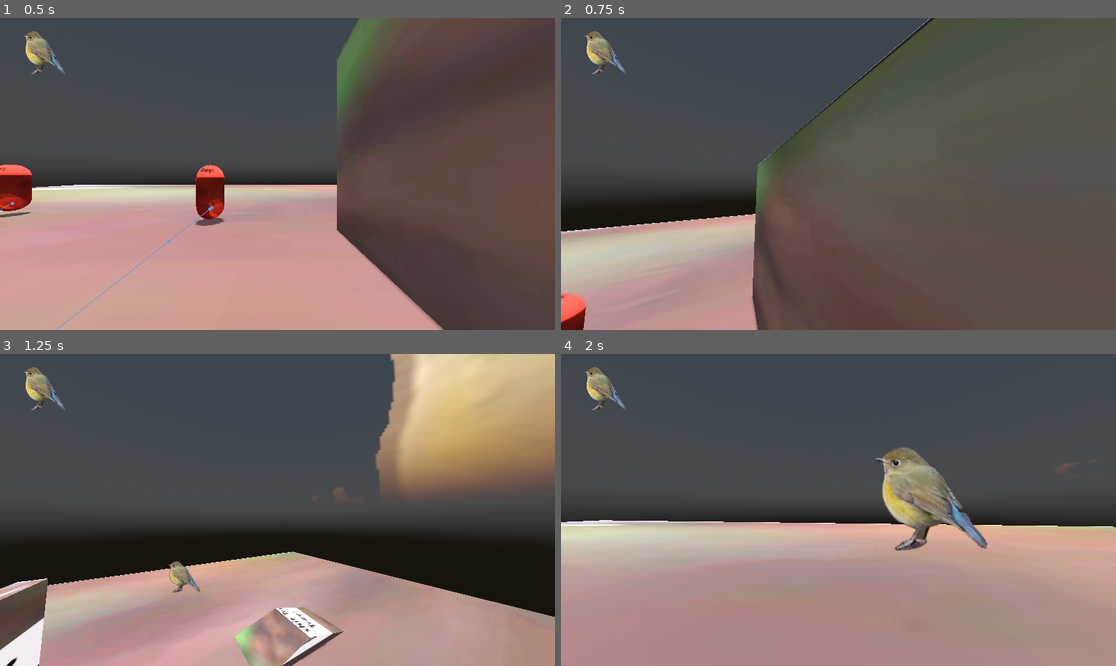
Above: before the commit, frames 1-4 (two rows, left to right).
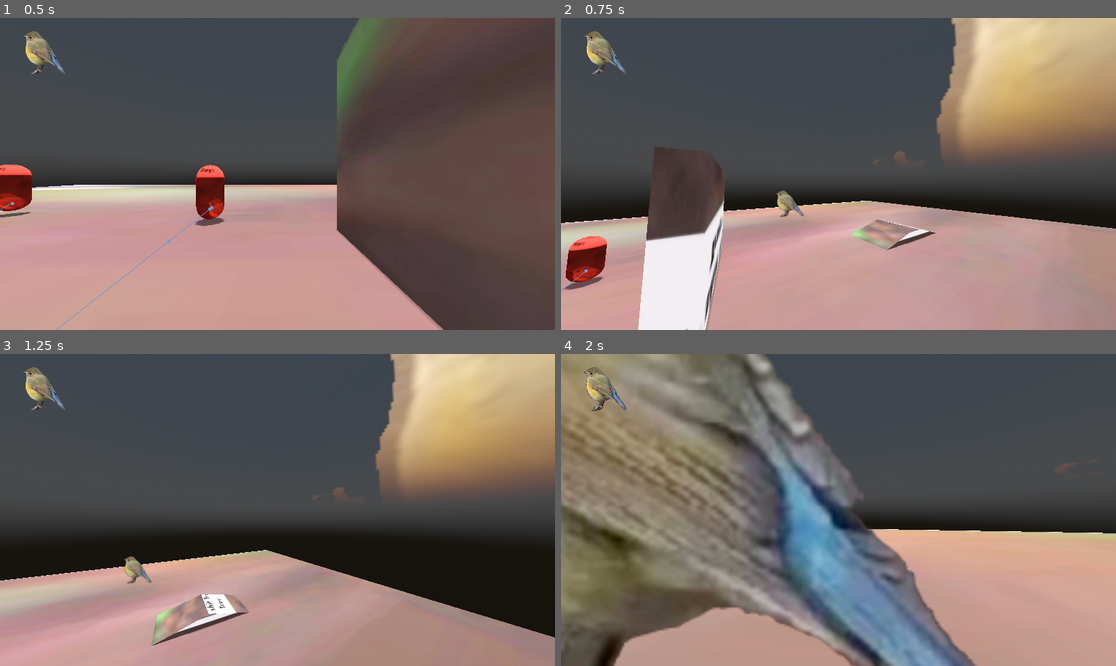
Above: after the commit, the same moments.

Repository: ihaveapatricklmao/TROY
Game: Godot game, scene res://World.tscn
Two runs of this game, one before a commit and one after it. Both use one fixed random seed, a clock stepped at 60 frames per second and the inputs below. The engine's default icon, where the game draws it, is replaced by a stand-in: a white triangle on a blue panel in a dark square.
Inputs (mouse positions are in pixels of both pictures, inside the frame that each line leads up to):
- Up to frame 1 (0.5 s): no input
- Up to frame 2 (0.75 s): tap Enter (ui_accept) at 0.5 s; move the mouse to (960, 158) at 0.52 s; hold D (moveright) from 0.53 s (still down); tap Shift (dash, bound only after the commit) at 0.6 s
- Up to frame 3 (1.25 s): keep holding D (moveright); tap Enter (ui_accept) at 0.77 s
- Up to frame 4 (2 s): move the mouse to (810, 510) at 1.27 s; release D (moveright) at 1.28 s; hold W (moveup) from 1.28 s (still down); tap Shift (dash, bound only after the commit) at 1.35 s; tap Enter (ui_accept) at 1.52 s

Frame 1 is identical in both runs. In frame 2, 56% of the frame differs, in the area x 0-100%, y 0-100%; in frame 3, 16%; in frame 4, 60%.

Commit message:
basic dash

Diff:
--- a/whatdafreak/Player.gd
+++ b/whatdafreak/Player.gd
@@ -19,6 +19,7 @@
 const max_hp = 150
 var armour = 0
 const max_armour = 100
+var exp=1 #speed multiplier for dashes
 
 
 func _physics_process(delta):
@@ -33,12 +34,16 @@
 	var input_dir = Input.get_vector("moveleft", "moveright", "moveup", "movedown")
 	var direction = (transform.basis * Vector3(input_dir.x, 0, input_dir.y)).normalized()
 	if direction:
-		velocity.x = direction.x * speed
-		velocity.z = direction.z * speed
+		if Input.is_action_just_pressed("dash"):
+			exp=30
+		velocity.x = direction.x * speed*exp
+		velocity.z = direction.z * speed*exp
+		exp=1
 	else:
 		velocity.x = move_toward(velocity.x, 0, speed)
 		velocity.z = move_toward(velocity.z, 0, speed)
-
+	if Input.is_action_just_pressed("dash"):
+		print("jejejej")
 
 	if !is_on_floor():
 		velocity.y -= gravity * delta
--- a/whatdafreak/project.godot
+++ b/whatdafreak/project.godot
@@ -37,6 +37,11 @@
 "events": [Object(InputEventKey,"resource_local_to_scene":false,"resource_name":"","device":-1,"window_id":0,"alt_pressed":false,"shift_pressed":false,"ctrl_pressed":false,"meta_pressed":false,"pressed":false,"keycode":0,"physical_keycode":68,"key_label":0,"unicode":100,"echo":false,"script":null)
 ]
 }
+dash={
+"deadzone": 0.5,
+"events": [Object(InputEventKey,"resource_local_to_scene":false,"resource_name":"","device":0,"window_id":0,"alt_pressed":false,"shift_pressed":false,"ctrl_pressed":false,"meta_pressed":false,"pressed":false,"keycode":0,"physical_keycode":4194325,"key_label":0,"unicode":0,"echo":false,"script":null)
+]
+}
 
 [rendering]
 
